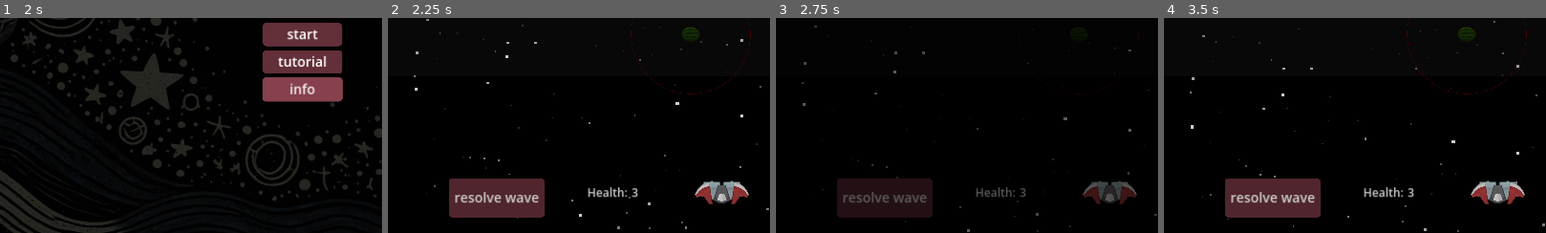
Above: before the commit, frames 1-4 (left to right).
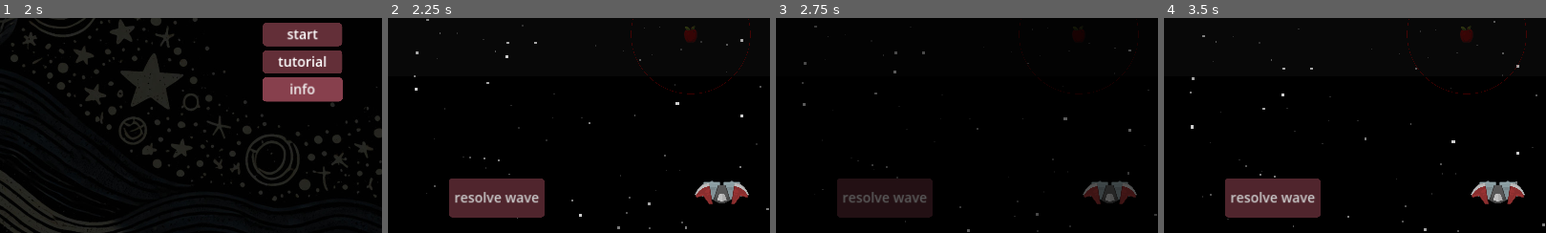
Above: after the commit, the same moments.

Repository: moby-it/cosmic-jack
Game: Godot game, scene res://main.tscn
Same seed, same stepped clock (60 frames per second), same inputs: the game is played once before the commit and once after it.
Inputs (mouse positions are % of the whole screen's width and height, from its top left):
- Up to frame 1 (2 s): tap Enter at 0.5 s; move the mouse to (72, 45) at 0.52 s; hold Up (ui_up) 0.53-1.25 s; hold Ctrl 0.53-1.25 s; click (72, 45) at 0.67 s; click (50, 65) at 1.25 s
- Up to frame 2 (2.25 s): click "start" at 2 s
- Up to frame 3 (2.75 s): no input
- Up to frame 4 (3.5 s): click "resolve wave" at 2.75 s
The pictures show only the part of the screen within x 10-60%, y 47-97%; the shares and areas given below are measured in that part.

Frame 1 is identical in both runs. In frame 2, 0.6% of the frame differs, in the area x 52-82%, y 3-84%; in frame 3, 0.3%; in frame 4, 0.6%.

Commit message:
wip level design
prototype should work with 1 hp, in order to focus on pattern creation exclusively.

Diff:
--- a/enemies/croc/croc.gd
+++ b/enemies/croc/croc.gd
@@ -9,6 +9,8 @@
 @onready var sprite = $Sprite2D
 @onready var collision_shape = $Area2D/CollisionShape2D
 
+var tween: Tween
+
 func _ready() -> void:
 	if queue_animation:
 		create_animation()
@@ -16,7 +18,7 @@
 		disable_collision()
 
 func create_animation():
-	var tween := self.create_tween().set_loops()
+	tween = self.create_tween().set_loops()
 	tween.tween_property(self, "scale", Vector2(1.2, 1.2), BpmManager.seconds_per_beat / 2).set_trans(Tween.TRANS_QUINT)
 	tween.tween_property(self, "scale", Vector2(1, 1), BpmManager.seconds_per_beat / 2).set_trans(Tween.TRANS_QUINT)
 	tween.bind_node(self)
@@ -24,3 +26,11 @@
 func disable_collision():
 		sprite.modulate.a = 0.5
 		collision_shape.disabled = true
+
+func pause_animate():
+	if is_instance_valid(tween):
+		tween.pause()
+
+func resume_animate():
+	if is_instance_valid(tween):
+		tween.play()
--- a/levels/1/1-7.wave.tres
+++ b/levels/1/1-7.wave.tres
@@ -11,7 +11,7 @@
 
 [sub_resource type="Resource" id="Resource_osxrm"]
 script = ExtResource("1_py6ov")
-apples = 0
+apples = 1
 watermelons = 3
 cherries = 1
 
@@ -58,4 +58,4 @@
 bpm = 120
 ammo = SubResource("Resource_osxrm")
 goal = "cherry activator"
-solution = "cherries are great activators for watermelons"
+solution = "cherries are great activators for watermelons. Or maybe just an apple works"
--- a/levels/level.gd
+++ b/levels/level.gd
@@ -21,7 +21,7 @@
 
 @export var waves: Array[Wave]
 var active_waves: Array[Wave]
-@export var health = 3
+@export var health = 1
 
 @onready var play_area: ColorRect = $PlayArea
 @onready var fruit_list = $FruitList
@@ -51,7 +51,7 @@
 	wave_completed.connect(on_wave_completed)
 	health_depleted.connect(on_health_depleted)
 	active_fruit_name = Fruits.find_first_fruit_with_ammo(curr_wave())
-	WaveHistory.add_wave(curr_wave_idx, health)
+	WaveHistory.add_wave(curr_wave_idx, health, curr_wave())
 	WaveHistory.level_change.connect(_on_level_change)
 	update_wave_label()
 	health_count.text = str(health)
@@ -242,8 +242,8 @@
 		level_completed.emit()
 		return
 	print("wave passed")
-	WaveHistory.add_wave(curr_wave_idx + 1, health)
 	curr_wave_idx += 1
+	WaveHistory.add_wave(curr_wave_idx + 1, health,curr_wave())
 	clear_wave()
 	show_announcer()
 
@@ -258,7 +258,10 @@
 func stop_movement():
 	audio_position = wave_audio.get_playback_position()
 	wave_audio.stop()
-	BpmManager.bpm = 0
+	BpmManager.paused = true
+	var enemies = get_tree().get_nodes_in_group("enemies")
+	for e in enemies:
+		e.pause_animate()
 	var paths = get_tree().get_nodes_in_group("paths")
 	for p in paths:
 		for pf in p.get_children():
@@ -268,11 +271,14 @@
 func resume_movement():
 	var paths = get_tree().get_nodes_in_group("paths")
 	var wave = curr_wave()
+	var enemies = get_tree().get_nodes_in_group("enemies")
+	for e in enemies:
+		e.resume_animate()
 	for p in paths:
 		for pf in p.get_children():
 			if pf is PathFollow2D:
 				pf.paused = false
-	BpmManager.bpm = wave.bpm
+	BpmManager.paused = false
 	wave_audio.play(audio_position)
 	audio_position = 0.0
 
--- a/levels/level.tscn
+++ b/levels/level.tscn
@@ -21,6 +21,7 @@
 theme_override_constants/separation = 10
 
 [node name="Health" type="Node2D" parent="."]
+visible = false
 position = Vector2(1400, 1844)
 
 [node name="HBoxContainer" type="HBoxContainer" parent="Health"]
--- a/menu/in_game_menu.gd
+++ b/menu/in_game_menu.gd
@@ -20,4 +20,5 @@
 	var wave_entry = load("res://menu/wave_entry.tscn").instantiate()
 	wave_entry.index = history["index"]
 	wave_entry.hp = history["hp"]
+	wave_entry.wave = history["wave"]
 	container.add_child(wave_entry)
--- a/menu/wave_entry.gd
+++ b/menu/wave_entry.gd
@@ -1,15 +1,19 @@
 extends VBoxContainer
 
+@export var wave: Wave
 @export var index: int
 @export var hp: int = 0
 
 @onready var container = $Panel/WaveProps
 
 func _ready() -> void:
-	var title = create_label("Wave %s" % str(index + 1))
+	var title = create_label(wave.title)
 	title.add_theme_font_size_override("font_size", 62)
+	var subtitle = create_label(wave.subtitle)
+	subtitle.add_theme_font_size_override("font_size", 48)
 	container.add_child(title)
-	container.add_child(create_label("hp: %s" % hp))
+	container.add_child(subtitle)
+	#container.add_child(create_label("hp: %s" % hp))
 
 func create_label(text: String):
 	var l = Label.new()
--- a/singletons/bpm_manager.gd
+++ b/singletons/bpm_manager.gd
@@ -7,24 +7,26 @@
 var next_beat_time = 0.0
 var seconds_per_beat: float
 var time_to_next_beat = 0.0
+var paused = false
 signal on_beat
 
 # Called every frame. 'delta' is the elapsed time since the previous frame.
 func _process(_delta: float) -> void:
-	if not bpm:
-		return
 	var time = (Time.get_ticks_usec() - time_begin) / 1000000.0
-	# time -= time_delay # it seems that the time delay is not needed
+	time -= time_delay # it seems that the time delay is not needed
 	time_to_next_beat = next_beat_time - time
+	#print("time %s, next_beat_time %s" % [time, next_beat_time])
 	if time >= next_beat_time:
-		on_beat.emit(beat)
+		if not paused:
+			on_beat.emit(beat)
+			beat += 1
+			print("on beat %s" % beat)
 		next_beat_time += seconds_per_beat
 		time_to_next_beat = seconds_per_beat
-		beat += 1
-		#print("on beat %s" % beat)
 		#print("time %s" % time)
 
 func reset():
+	paused = false
 	bpm = 0
 	time_begin = 0
 	time_delay = 0
--- a/singletons/wave_history.gd
+++ b/singletons/wave_history.gd
@@ -7,9 +7,9 @@
 func _ready() -> void:
 	level_change.connect(pop_wave)
 
-func add_wave(index: int, hp: int):
-	print("Adding wave: index: %s, hp: %s" % [index,hp])
-	history.push_back({ "index": index, "hp": hp})
+func add_wave(index: int, hp: int, wave: Wave):
+	print("Adding wave: index: %s, hp: %s, wave %s" % [index,hp, wave])
+	history.push_back({ "index": index, "hp": hp, "wave": wave})
 
 func pop_wave(idx: int, hp: int):
 	while idx + 1 < len(history):
